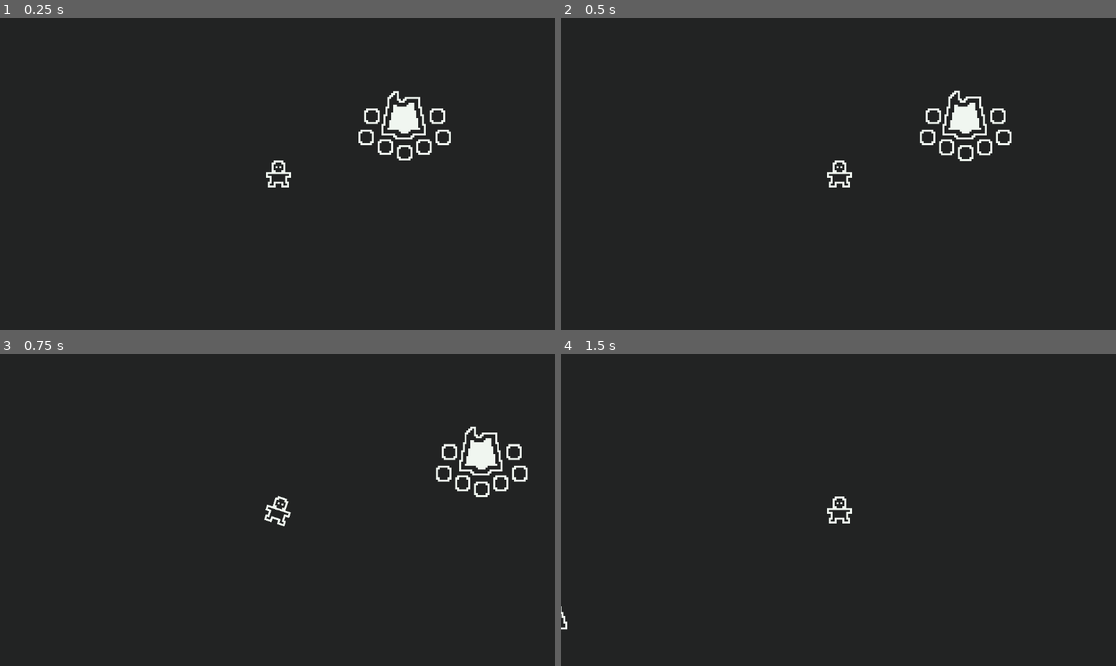
Above: before the commit, frames 1-4 (two rows, left to right).
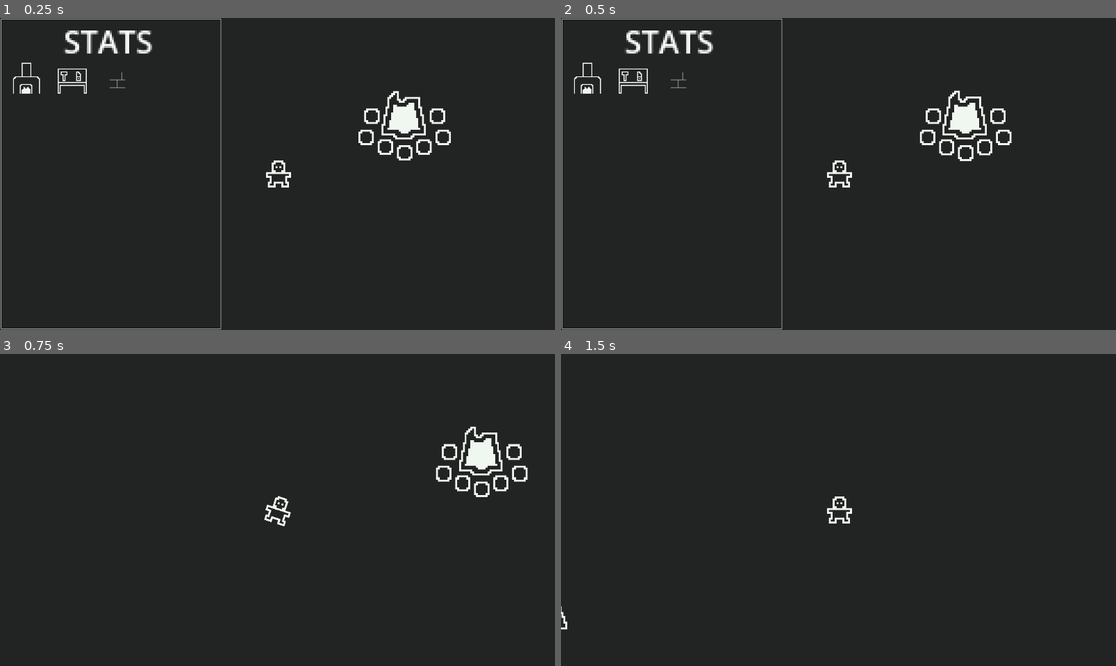
Above: after the commit, the same moments.

Repository: ArthurNaue/survival
Game: Godot game, scene res://scenes/world/root/world.tscn
The game is run twice, just before and just after one commit, with the same random seed, the same clock (stepped at 60 frames per second) and the same inputs.
Inputs (mouse positions are in pixels of both pictures, inside the frame that each line leads up to):
- Up to frame 1 (0.25 s): no input
- Up to frame 2 (0.5 s): no input
- Up to frame 3 (0.75 s): move the mouse to (399, 494) at 0.52 s; hold A (A) from 0.53 s (still down)
- Up to frame 4 (1.5 s): tap D (D) at 0.8, 1.35 s; move the mouse to (727, 525) at 1.27 s; release A (A) at 1.28 s

The runs differ from the first frame. In frame 1, 1.5% of the frame differs, in the area x 0-40%, y 0-100%; in frame 2, 1.5%; in frame 3, nothing differs; in frame 4, nothing differs.

Commit message:
sistema de gui do inventario(20% pronto)

Diff:
--- a/scenes/constructions/root/construction.tscn
+++ b/scenes/constructions/root/construction.tscn
@@ -20,6 +20,18 @@
 "update": 0,
 "values": [Vector2(1, 1)]
 }
+tracks/1/type = "value"
+tracks/1/imported = false
+tracks/1/enabled = true
+tracks/1/path = NodePath("craftingStationAudio:playing")
+tracks/1/interp = 1
+tracks/1/loop_wrap = true
+tracks/1/keys = {
+"times": PackedFloat32Array(0),
+"transitions": PackedFloat32Array(1),
+"update": 1,
+"values": [false]
+}
 
 [sub_resource type="Animation" id="Animation_wbnoc"]
 resource_name = "use"
@@ -35,6 +47,29 @@
 "transitions": PackedFloat32Array(1, 1, 1),
 "update": 0,
 "values": [Vector2(1, 1), Vector2(0.5, 1.5), Vector2(1, 1)]
+}
+tracks/1/type = "audio"
+tracks/1/imported = false
+tracks/1/enabled = true
+tracks/1/path = NodePath("craftingStationAudio")
+tracks/1/interp = 1
+tracks/1/loop_wrap = true
+tracks/1/keys = {
+"clips": [],
+"times": PackedFloat32Array()
+}
+tracks/1/use_blend = true
+tracks/2/type = "value"
+tracks/2/imported = false
+tracks/2/enabled = true
+tracks/2/path = NodePath("craftingStationAudio:playing")
+tracks/2/interp = 1
+tracks/2/loop_wrap = true
+tracks/2/keys = {
+"times": PackedFloat32Array(0.1),
+"transitions": PackedFloat32Array(1),
+"update": 1,
+"values": [true]
 }
 
 [sub_resource type="AnimationLibrary" id="AnimationLibrary_6cc28"]
@@ -78,5 +113,7 @@
 offset_bottom = 40.0
 script = ExtResource("2_7pg6d")
 
+[node name="craftingStationAudio" type="AudioStreamPlayer2D" parent="."]
+
 [connection signal="area_entered" from="hitbox" to="." method="_on_hitbox_area_entered"]
 [connection signal="area_exited" from="hitbox" to="." method="_on_hitbox_area_exited"]
--- a/scenes/entities/player/root/player.tscn
+++ b/scenes/entities/player/root/player.tscn
@@ -97,7 +97,6 @@
 shape = SubResource("RectangleShape2D_7l67m")
 
 [node name="gui" type="CanvasLayer" parent="."]
-visible = false
 
 [node name="inventoryRect" type="ColorRect" parent="gui"]
 offset_left = 2.0
@@ -134,26 +133,30 @@
 texture = ExtResource("6_es71t")
 
 [node name="craftingStationButton" type="Button" parent="gui/craftingStation"]
-offset_left = -14.0
-offset_top = -13.0
-offset_right = 26.0
-offset_bottom = 29.0
+modulate = Color(1, 1, 1, 0)
+self_modulate = Color(1, 1, 1, 0)
+offset_left = -15.0
+offset_top = -10.0
+offset_right = 15.0
+offset_bottom = 16.0
 
 [node name="refinedWoodWall" type="Sprite2D" parent="gui"]
 position = Vector2(244, 129)
 texture = ExtResource("5_3v73j")
 
 [node name="refinedWoodWallButton" type="Button" parent="gui/refinedWoodWall"]
+modulate = Color(1, 1, 1, 0)
+self_modulate = Color(1, 1, 1, 0)
 offset_left = -16.0
 offset_top = -17.0
-offset_right = 98.0
-offset_bottom = 62.0
+offset_right = 16.0
+offset_bottom = 18.0
 
 [node name="statsText" type="RichTextLabel" parent="gui"]
 offset_left = 108.0
 offset_top = 2.0
 offset_right = 168.0
-offset_bottom = 42.0
+offset_bottom = 25.0
 scale = Vector2(4, 4)
 bbcode_enabled = true
 text = "[center]STATS"
--- a/scripts/entities/player/root/player.gd
+++ b/scripts/entities/player/root/player.gd
@@ -5,12 +5,9 @@
 @export var animation: AnimationPlayer
 @export var gui: CanvasLayer
 
+var resourcesSprites: Array[Sprite2D]
 var resourcesTexts: Array[ResourcesText]
-var materialTypeNumber := 0
-var x := 50
-
-func _ready() -> void:
-	create_resource_text()
+var xGui := 50
 
 func _physics_process(_delta: float) -> void:
 	#movement
@@ -55,17 +52,27 @@
 	else:
 		ConstructionManager.turn_build_mode_off()
 
-func create_resource_text() -> void:
-	for resource in PlayerManager.materialType:
-		var resourceSprite = Sprite2D.new()
-		var resourcesText = ResourcesText.new()
-		resourceSprite.texture = PlayerManager.resourcesSprites[materialTypeNumber]
-		resourceSprite.position = Vector2(x, 450)
-		resourcesText.value = materialTypeNumber
-		resourcesText.position = Vector2(x, 550)
-		x += 50
-		gui.add_child(resourcesText)
-		gui.add_child(resourceSprite)
-		resourcesText.update_value()
-		resourcesTexts.append(resourcesText)
-		materialTypeNumber += 1
+func create_resource_text(resource: ItemStats) -> void:
+	var resourceSprite = Sprite2D.new()
+	var resourcesText = ResourcesText.new()
+	resourceSprite.texture = PlayerManager.resourcesSprites[resource.type]
+	resourceSprite.position = Vector2(xGui, 450)
+	resourcesText.value = resource.type
+	resourcesText.position = Vector2(xGui, 550)
+	xGui += 50
+	gui.add_child(resourcesText)
+	gui.add_child(resourceSprite)
+	resourcesText.update_value()
+	resourcesSprites.append(resourceSprite)
+	resourcesTexts.append(resourcesText)
+
+func destroy_resource_text(resource: ItemStats) -> void:
+	for resources in resourcesTexts:
+		if resources.value == resource.type:
+			resources.queue_free()
+			resourcesTexts.erase(resources)
+	for resources in resourcesSprites:
+		if resources.texture == PlayerManager.resourcesSprites[resource.type]:
+			resources.queue_free()
+			resourcesSprites.erase(resources)
+	xGui -= 50
--- a/scripts/managers/playerManager/root/playerManager.gd
+++ b/scripts/managers/playerManager/root/playerManager.gd
@@ -46,7 +46,11 @@
 func update_resources(item: ItemStats, currentOperation: int):
 	if currentOperation == operation.sub:
 		resources[item.type] -= item.amount
+		if resources[item.type] == 0:
+			get_player().destroy_resource_text(item)
 	else:
+		if resources[item.type] == 0:
+			get_player().create_resource_text(item)
 		resources[item.type] += item.amount
 
 	for resource in get_player().resourcesTexts:
Not shown, added: assets/audio/constructionObjects/craftingStations/root/craftingStation.wav.import
Not shown, added: assets/audio/constructionObjects/craftingStations/root/craftingStation.wav
